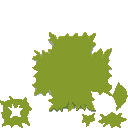
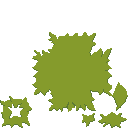
Layers edited between the first and the second 128x128 image:
hid "Color Fill 2", painted on it over (0, 32, 128, 127)
painted on "Color Fill 1 copy" over (0, 33, 128, 128)
hid "Color Fill 1 copy 2", painted on it over (0, 36, 128, 128)
